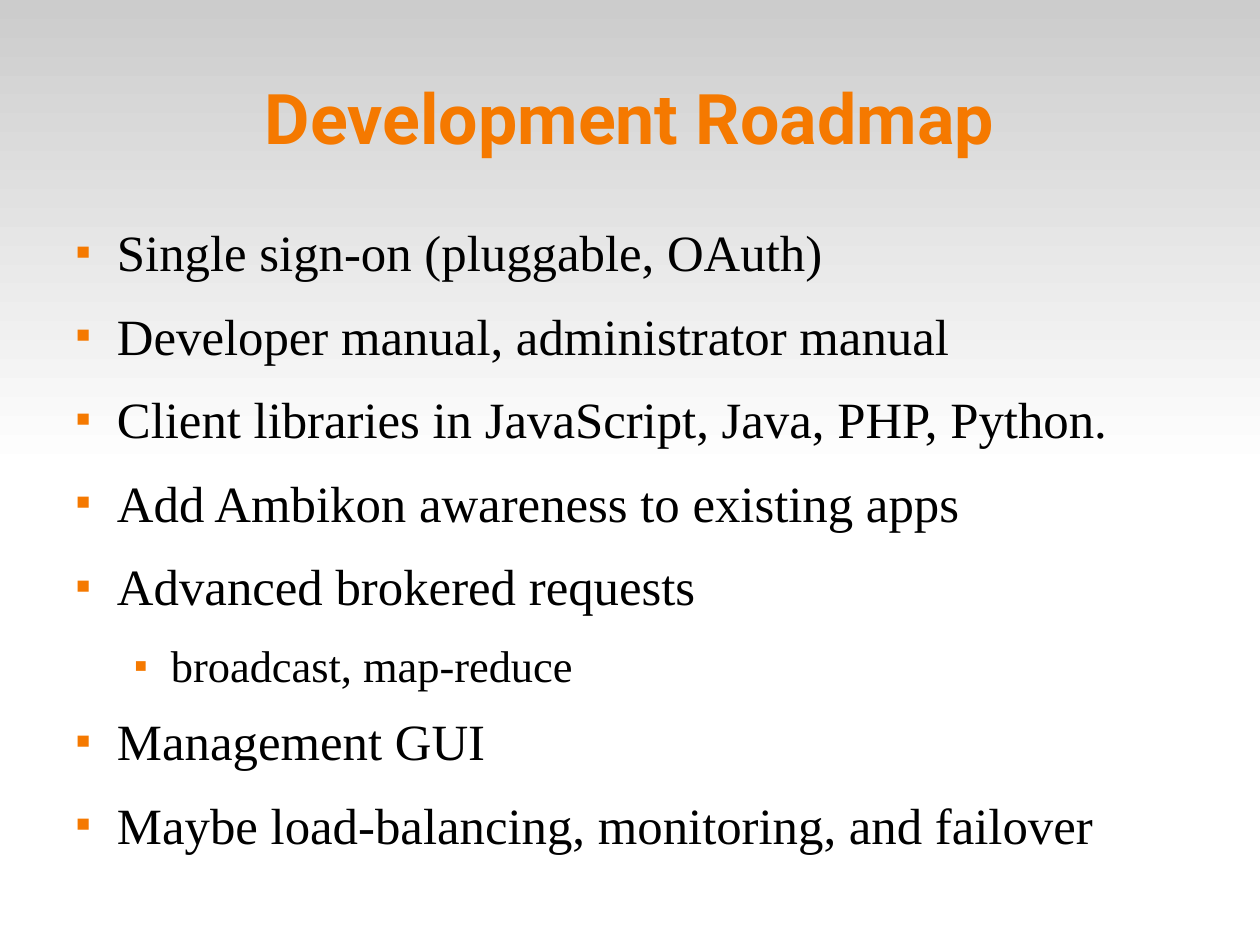
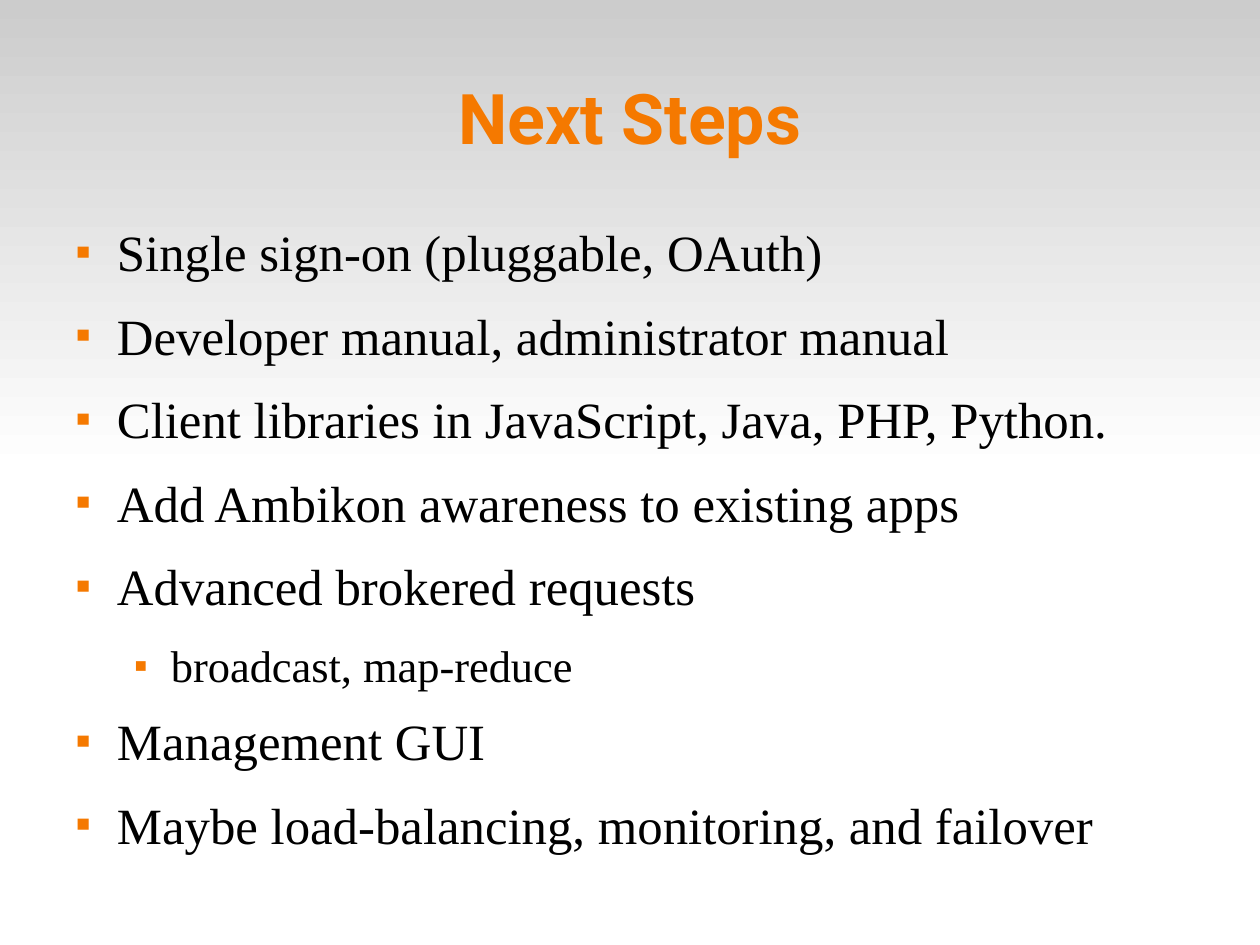
Before and after one commit to solgenomics/Ambikon, a slide deck: slide 23 of doc/presentations/ambikon_intro.odp (slide 22 before the commit). Drawn at 1260x945 pixels with LibreOffice and Linux fonts; fonts in the diff are those of the drawing. Boxes give left, top, right and bottom in pixels: in the first picture for what was removed or moved away, otherwise in the second. Text is boxed around its words. In the diff, an @@ line names an element or a change of style, - is before the commit and + after.

```diff
--- a/doc/presentations/ambikon_intro.odp
+++ b/doc/presentations/ambikon_intro.odp
@@ title at bbox=[458, 93, 801, 158]: text changed @@
-Development Roadmap
+Next Steps
```
Also in this commit, not shown: 10 other slides changed, 1 slide added, 1 slide removed.
